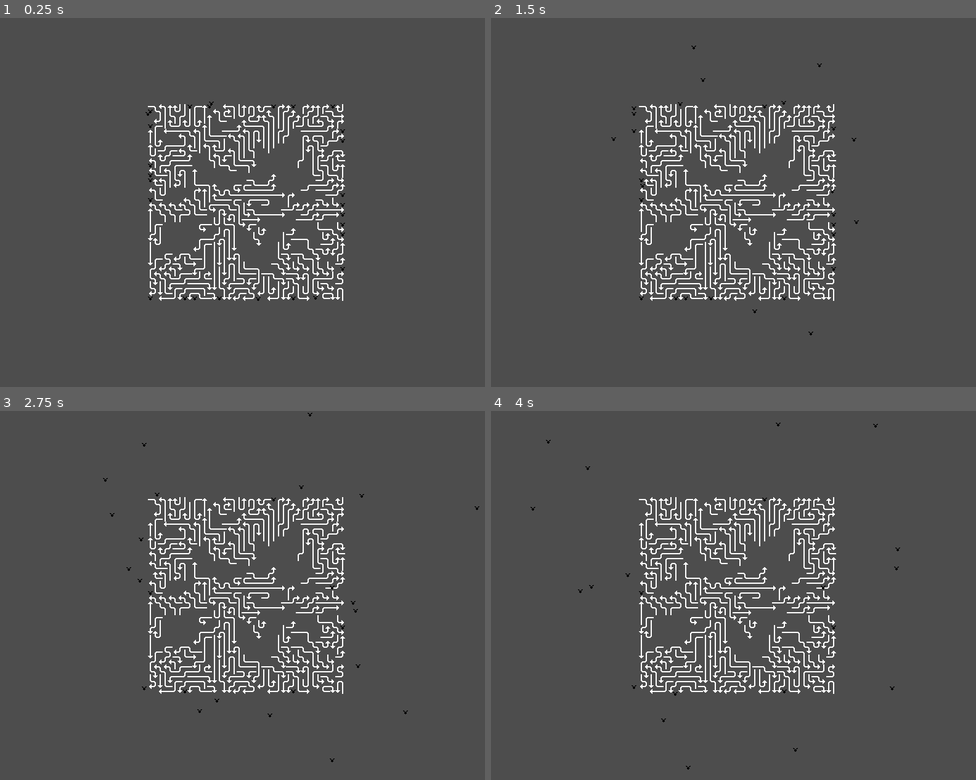
Above: before the commit, frames 1-4 (two rows, left to right).
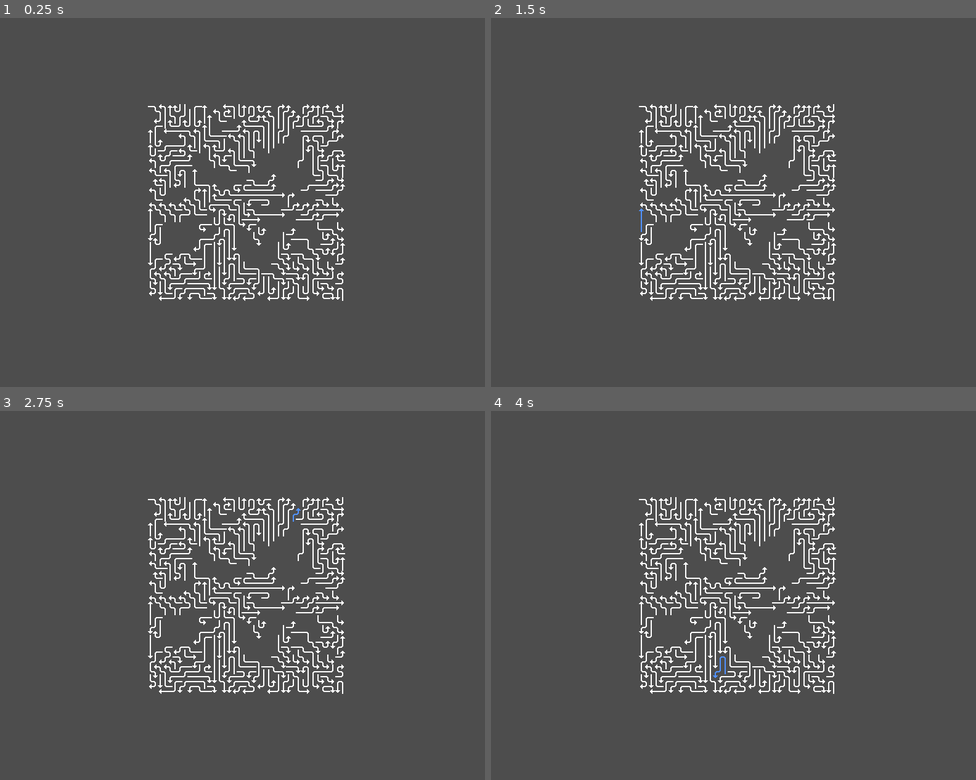
Above: after the commit, the same moments.

Repository: paulguy/arrow-game
Game: Godot game, scene res://ArrowView.tscn
The game is run twice, just before and just after one commit, with the same random seed, the same clock (stepped at 60 frames per second) and the same inputs.
Inputs (mouse positions are in pixels of both pictures, inside the frame that each line leads up to):
- Up to frame 1 (0.25 s): no input
- Up to frame 2 (1.5 s): move the mouse to (845, 184) at 0.52 s; click (845, 184) at 0.67 s; move the mouse to (636, 220) at 1.27 s; click (636, 220) at 1.42 s
- Up to frame 3 (2.75 s): move the mouse to (295, 514) at 2.02 s; click (295, 514) at 2.17 s
- Up to frame 4 (4 s): move the mouse to (714, 669) at 2.77 s; click (714, 669) at 2.92 s; move the mouse to (883, 650) at 3.52 s; click (883, 650) at 3.67 s

The runs differ from the first frame. In frame 1, 0.1% of the frame differs, in the area x 29-72%, y 22-77%; in frame 2, 0.1%, in the area x 24-76%, y 7-86%; in frame 3, 0.1%; in frame 4, 0.1%.

Commit message:
Factor out map[].
No longer needed, the tilemap is now handled directly by the the
ArrowMap and occupied_by is enough to determine occupancy.

Diff:
--- a/ArrowMap.gd
+++ b/ArrowMap.gd
@@ -12,7 +12,6 @@
 const QUADRANT_PREFERENCE : float = 20.0
 
 var DEAD_SNAKE : Snake = Snake.new(Vector2i.MIN, -1, SIDE_TOP)
-var map : PackedInt32Array
 var size : Vector2i
 var snakes : Array[Snake]
 var occupied_by : PackedInt32Array
@@ -31,8 +30,9 @@
 	SIDE_RIGHT: "right"
 }
 
+# mapped to the tileset rows, -1 has the effect of clearing
 enum ArrowCell {
-	EMPTY = 0,
+	EMPTY = -1,
 	LINE_H,
 	LINE_V,
 	LINE_BR,
@@ -110,10 +110,10 @@
 
 	# try to prioritize following around edges and in to crevaces
 	if not top_edge:
-		if not left_edge and map[size.x * (pos.y - 1) + pos.x - 1] != ArrowCell.EMPTY:
+		if not left_edge and occupied_by[size.x * (pos.y - 1) + pos.x - 1] >= 0:
 			# up left blocked
 			decision[SIDE_LEFT] *= FOLLOW_PREFERENCE
-		if map[size.x * (pos.y - 1) + pos.x] != ArrowCell.EMPTY:
+		if occupied_by[size.x * (pos.y - 1) + pos.x] >= 0:
 			# up blocked
 			decision[SIDE_TOP] = 0.0
 			# prefer to follow parallel
@@ -121,55 +121,55 @@
 				decision[SIDE_LEFT] *= FOLLOW_PREFERENCE
 			elif towards == SIDE_RIGHT:
 				decision[SIDE_RIGHT] *= FOLLOW_PREFERENCE
-		if not right_edge and map[size.x * (pos.y - 1) + pos.x + 1] != ArrowCell.EMPTY:
+		if not right_edge and occupied_by[size.x * (pos.y - 1) + pos.x + 1] >= 0:
 			# up right blocked
 			decision[SIDE_RIGHT] *= FOLLOW_PREFERENCE
 
 	if not bottom_edge:
 		# away from bottom edge
-		if not left_edge and map[size.x * (pos.y + 1) + pos.x - 1] != ArrowCell.EMPTY:
+		if not left_edge and occupied_by[size.x * (pos.y + 1) + pos.x - 1] >= 0:
 			# down left blocked
 			decision[SIDE_LEFT] *= FOLLOW_PREFERENCE
-		if map[size.x * (pos.y + 1) + pos.x] != ArrowCell.EMPTY:
+		if occupied_by[size.x * (pos.y + 1) + pos.x] >= 0:
 			# down blocked
 			decision[SIDE_BOTTOM] = 0.0
 			if towards == SIDE_LEFT:
 				decision[SIDE_LEFT] *= FOLLOW_PREFERENCE
 			elif towards == SIDE_RIGHT:
 				decision[SIDE_RIGHT] *= FOLLOW_PREFERENCE
-		if not right_edge and map[size.x * (pos.y + 1) + pos.x + 1] != ArrowCell.EMPTY:
+		if not right_edge and occupied_by[size.x * (pos.y + 1) + pos.x + 1] >= 0:
 			# down right blocked
 			decision[SIDE_RIGHT] *= FOLLOW_PREFERENCE
 
 	if not left_edge:
 		# away from left edge
-		if not top_edge and map[size.x * (pos.y - 1) + pos.x - 1] != ArrowCell.EMPTY:
+		if not top_edge and occupied_by[size.x * (pos.y - 1) + pos.x - 1] >= 0:
 			# up left blocked
 			decision[SIDE_TOP] *= FOLLOW_PREFERENCE
-		if map[size.x * pos.y + pos.x - 1] != ArrowCell.EMPTY:
+		if occupied_by[size.x * pos.y + pos.x - 1] >= 0:
 			# left blocked
 			decision[SIDE_LEFT] = 0.0
 			if towards == SIDE_TOP:
 				decision[SIDE_TOP] *= FOLLOW_PREFERENCE
 			elif towards == SIDE_BOTTOM:
 				decision[SIDE_BOTTOM] *= FOLLOW_PREFERENCE
-		if not bottom_edge and map[size.x * (pos.y + 1) + pos.x - 1] != ArrowCell.EMPTY:
+		if not bottom_edge and occupied_by[size.x * (pos.y + 1) + pos.x - 1] >= 0:
 			# down left blocked
 			decision[SIDE_BOTTOM] *= FOLLOW_PREFERENCE
 
 	if not right_edge:
 		# away from right edge
-		if not top_edge and map[size.x * (pos.y - 1) + pos.x + 1] != ArrowCell.EMPTY:
+		if not top_edge and occupied_by[size.x * (pos.y - 1) + pos.x + 1] >= 0:
 			# up right blocked
 			decision[SIDE_TOP] *= FOLLOW_PREFERENCE
-		if map[size.x * pos.y + pos.x + 1] != ArrowCell.EMPTY:
+		if occupied_by[size.x * pos.y + pos.x + 1] >= 0:
 			# right blocked
 			decision[SIDE_RIGHT] = 0.0
 			if towards == SIDE_TOP:
 				decision[SIDE_TOP] *= FOLLOW_PREFERENCE
 			elif towards == SIDE_BOTTOM:
 				decision[SIDE_BOTTOM] *= FOLLOW_PREFERENCE
-		if not bottom_edge and map[size.x * (pos.y + 1) + pos.x + 1] != ArrowCell.EMPTY:
+		if not bottom_edge and occupied_by[size.x * (pos.y + 1) + pos.x + 1] >= 0:
 			# down right blocked
 			decision[SIDE_BOTTOM] *= FOLLOW_PREFERENCE
 
@@ -190,86 +190,63 @@
 	return SIDE_RIGHT
 
 func apply_map(pos : Vector2i,
-			   snake_part : int,
+			   _snake_part : int,
 			   snake_index : int,
-			   _arg) -> bool:
-	map[size.x * pos.y + pos.x] = snake_part
+			   _arg):
 	occupied_by[size.x * pos.y + pos.x] = snake_index
-	return true
 
 func apply_map_checked(pos : Vector2i,
-					   snake_part : int,
+					   _snake_part : int,
 					   snake_index : int,
-					   _arg) -> bool:
+					   _arg):
 	# do nothing if it's out of range
 	if pos.x >= 0 and pos.x < size.x and \
 	   pos.y >= 0 and pos.y < size.y:
-		map[size.x * pos.y + pos.x] = snake_part
 		occupied_by[size.x * pos.y + pos.x] = snake_index
-		return true
-	return false
 
 func apply_tilemap(pos : Vector2i,
 				   snake_part : int,
 				   _snake_index : int,
-				   tile_map : TileMapLayer) -> bool:
-	tile_map.set_cell(pos, 0, Vector2i(0, snake_part - 1))
-	return true
+				   tile_map : TileMapLayer):
+	tile_map.set_cell(pos, 0, Vector2i(0, snake_part))
 
 func apply_both(pos : Vector2i,
 				snake_part : int,
 				snake_index : int,
-				tile_map : TileMapLayer) -> bool:
-	map[size.x * pos.y + pos.x] = snake_part
+				tile_map : TileMapLayer):
 	occupied_by[size.x * pos.y + pos.x] = snake_index
-	tile_map.set_cell(pos, 0, Vector2i(0, snake_part - 1))
-	return true
+	tile_map.set_cell(pos, 0, Vector2i(0, snake_part))
 
 func delete_map(pos : Vector2i,
 				_snake_part : int,
 				_snake_index : int,
-				_arg) -> bool:
-	map[size.x * pos.y + pos.x] = ArrowCell.EMPTY
+				_arg):
 	occupied_by[size.x * pos.y + pos.x] = -1
-	return true
-
-func delete_fly(pos : Vector2i,
-				_snake_part : int,
-				_snake_index : int,
-				_arg) -> bool:
-	map[size.x * pos.y + pos.x] = ArrowCell.FLY
-	occupied_by[size.x * pos.y + pos.x] = -1
-	return true
 
 func delete_tilemap(pos : Vector2i,
 					_snake_part : int,
 					_snake_index : int,
-					tile_map : TileMapLayer) -> bool:
+					tile_map : TileMapLayer):
 	tile_map.erase_cell(pos)
-	return true
 
 func delete_both(pos : Vector2i,
 				 _snake_part : int,
 				 _snake_index : int,
-				 tile_map : TileMapLayer) -> bool:
-	map[size.x * pos.y + pos.x] = ArrowCell.EMPTY
+				 tile_map : TileMapLayer):
 	occupied_by[size.x * pos.y + pos.x] = -1
 	tile_map.erase_cell(pos)
-	return true
 
 func delete_astar(pos : Vector2i,
 				 _snake_part : int,
 				 _snake_index : int,
-				 astar : AStarGrid2D) -> bool:
+				 astar : AStarGrid2D):
 	astar.set_point_solid(pos, false)
-	return true
 
 func do_apply_snake(index : int,
 					action : Callable,
 					action_arg = null):
 	var snake : Snake = snakes[index]
 	var pos : Vector2i = snake.pos
-	var length : int = 0
 
 	match snake.headTowards:
 		SIDE_TOP:
@@ -280,7 +257,6 @@
 			action.call(pos, ArrowCell.ARROW_L, index, action_arg)
 		SIDE_RIGHT:
 			action.call(pos, ArrowCell.ARROW_R, index, action_arg)
-	length += 1
 
 	if len(snake.nextTowards) == 0:
 		pass
@@ -293,8 +269,6 @@
 			action.call(pos, NEXT_CELL[Vector2i(snake.nextTowards[i], snake.nextTowards[i+1])], index, action_arg)
 		pos += UPDATE_POS[snake.nextTowards[-1]]
 		action.call(pos, NEXT_CELL[Vector2i(snake.nextTowards[-1], snake.nextTowards[-1])], index, action_arg)
-
-	return length
 
 func apply_snake_map(index : int):
 	do_apply_snake(index, apply_map)
@@ -315,13 +289,6 @@
 	do_apply_snake(index, delete_map)
 	snakes[index] = DEAD_SNAKE
 
-func delete_snake_fly(index : int):
-	var snake : Snake = snakes[index]
-	if snake == DEAD_SNAKE:
-		return
-	do_apply_snake(index, delete_fly)
-	snakes[index] = DEAD_SNAKE
-
 func delete_snake_tilemap(index : int, tile_map : TileMapLayer):
 	do_apply_snake(index, delete_tilemap, tile_map)
 
@@ -336,15 +303,11 @@
 	do_apply_snake(index, delete_astar, astar)
 
 func apply_map_full(tile_map : TileMapLayer):
-	var cell : int
-
 	tile_map.clear()
 
-	for y in size.y:
-		for x in size.x:
-			cell = map[size.x * y + x]
-			if cell > 0:
-				tile_map.set_cell(Vector2i(x, y), 0, Vector2i(0, cell - 1))
+	for i in len(snakes):
+		apply_snake_tilemap(i, tile_map)
+
 	tile_map.notify_runtime_tile_data_update()
 
 func apply_astar(astar : AStarGrid2D):
@@ -411,16 +374,18 @@
 				initial : int):
 	var snake : Snake = Snake.new(pos, length, towards)
 	snakes.append(snake)
-	# -1 for last index
-	do_apply_snake(-1, apply_map_checked)
+	var index : int = len(snakes) - 1
+	do_apply_snake(index, apply_map_checked)
 	var update : Vector2i = UPDATE_POS[towards]
 	for i in initial:
-		if map[size.x * (snake.pos.y + update.y) + (snake.pos.x + update.x)] != ArrowCell.EMPTY:
+		if occupied_by[size.x * (snake.pos.y + update.y) + (snake.pos.x + update.x)] >= 0:
 			break
-		do_move_snake(-1, towards, apply_map_checked)
+		do_move_snake(index, towards, apply_map_checked)
 	for i in length - 2:
-		if not move_snake_random(-1):
+		if not move_snake_random(index):
 			break
+
+	# find if the snake goes off the screen and trim it
 	var bodypos : Vector2i = snake.pos
 	for i in len(snake.nextTowards):
 		bodypos += UPDATE_POS[snake.nextTowards[i]]
@@ -428,17 +393,11 @@
 		   bodypos.y < 0 or bodypos.y > size.y - 1:
 			snake.trim(i + 1)
 			break
-	# snakes are coming in from the edges, so point them back towards the edges
-	snake.reverse()
-	do_apply_snake(-1, apply_map)
 
 func _init(size : Vector2i,
 			min_length : int,
 			max_length : int):
 	self.size = size
-	map = PackedInt32Array()
-	map.resize(size.x * size.y)
-	map.fill(ArrowCell.EMPTY)
 	occupied_by = PackedInt32Array()
 	occupied_by.resize(size.x * size.y)
 	occupied_by.fill(-1)
@@ -449,7 +408,7 @@
 	while empties:
 		empties = false
 		for x in size.x - 1:
-			if map[x] == ArrowCell.EMPTY:
+			if occupied_by[x] < 0:
 				empties = true
 				if randf() < chance:
 					make_snake(Vector2i(x, 0),
@@ -458,7 +417,7 @@
 							   randi_range(size.y / 2, size.y - 1))
 					chance = BASE_CHANCE
 			chance *= CHANCE_MULTIPLIER
-			if map[size.x * (size.y - 1) + x] == ArrowCell.EMPTY:
+			if occupied_by[size.x * (size.y - 1) + x] < 0:
 				empties = true
 				if randf() < chance:
 					make_snake(Vector2i(x, size.y - 1),
@@ -468,7 +427,7 @@
 					chance = BASE_CHANCE
 			chance *= CHANCE_MULTIPLIER
 		for y in size.x - 1:
-			if map[size.x * y] == ArrowCell.EMPTY:
+			if occupied_by[size.x * y] < 0:
 				empties = true
 				if randf() < chance:
 					make_snake(Vector2i(0, y),
@@ -477,7 +436,7 @@
 							   randi_range(size.x / 2, size.x - 1))
 					chance = BASE_CHANCE
 			chance *= CHANCE_MULTIPLIER
-			if map[size.x * y + (size.x - 1)] == ArrowCell.EMPTY:
+			if occupied_by[size.x * y + (size.x - 1)] < 0:
 				empties = true
 				if randf() < chance:
 					make_snake(Vector2i(size.y - 1, y),
@@ -487,11 +446,16 @@
 					chance = BASE_CHANCE
 			chance *= CHANCE_MULTIPLIER
 
+	# final process the snakes
 	for i in len(snakes):
-		var snake : Snake = snakes[i]
-		if len(snake.nextTowards) < min_length - 1:
+		# delete overly short snakes
+		if len(snakes[i].nextTowards) < min_length - 1:
+			# TODO create flies
 			delete_snake_map(i)
-			map[size.x * snake.pos.y + snake.pos.x] = ArrowCell.FLY
+		else:
+			# snakes are coming in from the edges, so point them back towards the edges
+			snakes[i].reverse()
+			do_apply_snake(i, apply_map)
 
 func select_snake(pos : Vector2i) -> int:
 	if pos.x < 0 or pos.y < 0 or pos.x >= size.x or pos.y >= size.y:
@@ -501,8 +465,9 @@
 func get_random_free_fly(astar : AStarGrid2D) -> Array[Vector2i]:
 	var from : Vector2i = Vector2i(randi_range(astar.region.position.x + 1, astar.region.end.x - 2),
 								   randi_range(astar.region.position.y + 1, astar.region.end.y - 2))
-	if map[size.x * from.y + from.x] != ArrowCell.FLY:
-		return []
+	# TODO select from flies
+	return []
+
 	var center : Vector2i = astar.region.get_center()
 	var to : Vector2i = Vector2i.ZERO
 	if from.x > size.y - 1 - from.y:
@@ -522,6 +487,6 @@
 
 	var path : Array[Vector2i] = astar.get_id_path(from, to)
 	if len(path) > 0:
-		map[size.x * from.y + from.x] = ArrowCell.EMPTY
+		# TODO delete fly
 		return path
 	return []
--- a/ArrowView.gd
+++ b/ArrowView.gd
@@ -101,7 +101,7 @@
 		else:
 			pos += ArrowMap.UPDATE_POS[active_snake.headTowards]
 			# check if the space is empty or will be empty when the snake moves
-			if arrow_map.map[arrow_map.size.x * pos.y + pos.x] == ArrowMap.ArrowCell.EMPTY or \
+			if arrow_map.occupied_by[arrow_map.size.x * pos.y + pos.x] < 0 or \
 			   pos == arrow_map.snakes[active_index].get_tail_pos():
 				# moving
 				arrow_map.move_snake_both(active_index, active_snake.headTowards, tile_map)
--- a/ArrowView.tscn
+++ b/ArrowView.tscn
@@ -4,7 +4,6 @@
 [ext_resource type="TileSet" uid="uid://bnjcv3bjyj5nq" path="res://arrow_tiles.tres" id="2_shend"]
 
 [node name="ArrowView" type="Node2D" unique_id=396112226]
-position = Vector2(258, 229)
 script = ExtResource("1_shend")
 
 [node name="ArrowTileMap" type="TileMapLayer" parent="." unique_id=558277805]
--- /dev/null
+++ b/game.tscn
@@ -0,0 +1,7 @@
+[gd_scene format=3 uid="uid://buu73g1xdeni6"]
+
+[ext_resource type="PackedScene" uid="uid://decli3x5cit4b" path="res://ArrowView.tscn" id="1_80nbo"]
+
+[node name="Game" type="Node2D" unique_id=314868065]
+
+[node name="ArrowView" parent="." unique_id=396112226 instance=ExtResource("1_80nbo")]
Not shown, added: .gitattributes
Not shown, added: .gitignore
